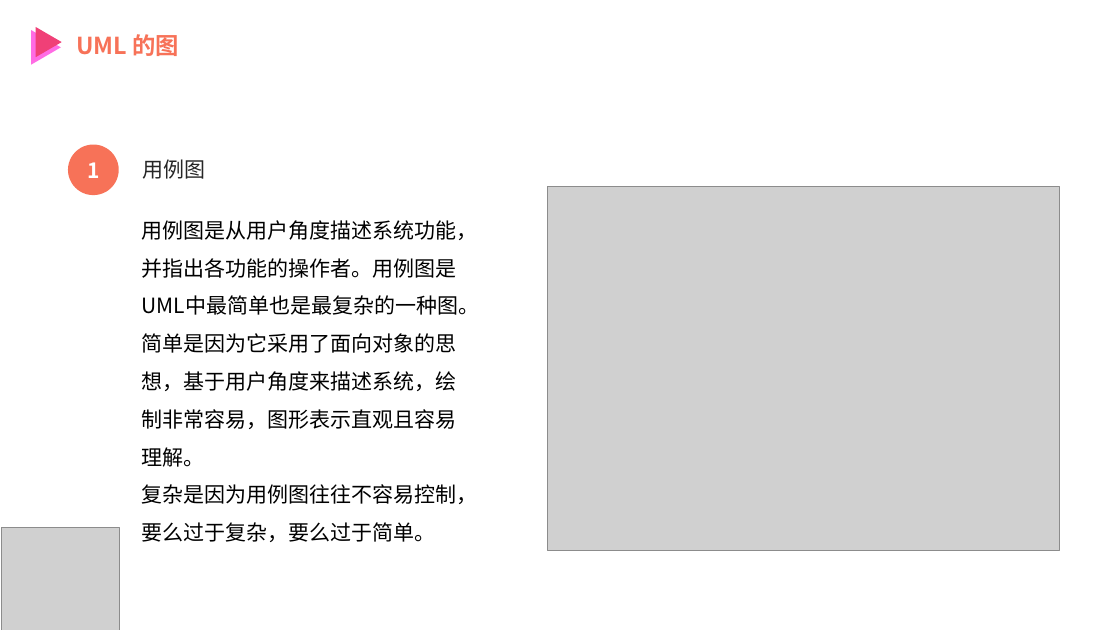
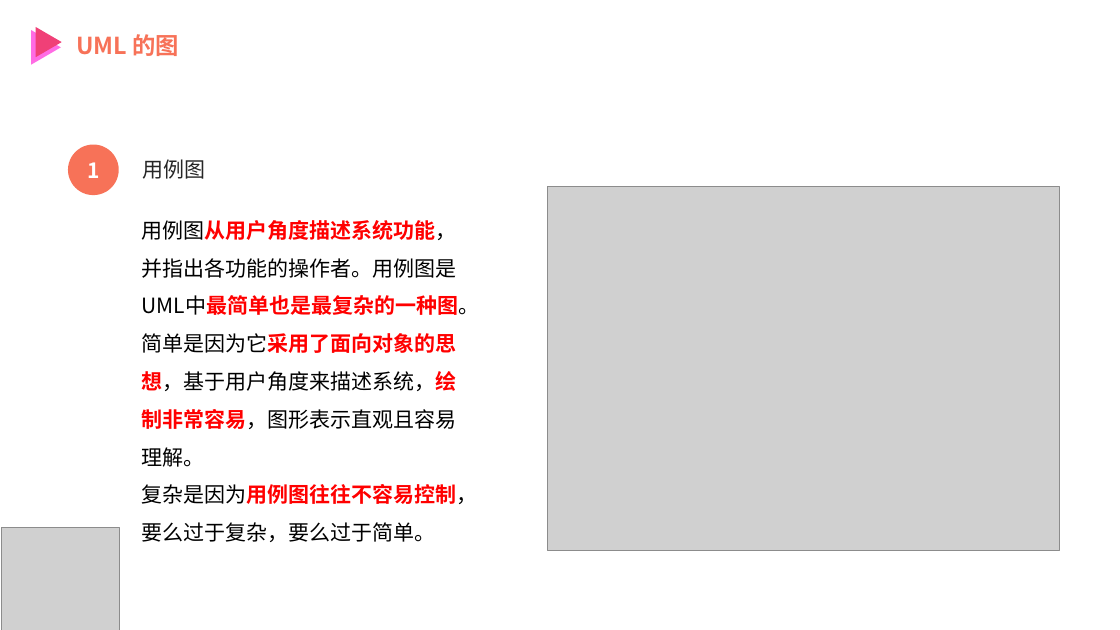
Before and after one commit to MrBlackry/SE-Education-Assistant-System, a slide deck: slide 36 of 非受控文档/陈铭阳/PRD2018-G12-UML概述PPT.pptx. Drawn at 1120x630 pixels with LibreOffice and Linux fonts; fonts in the diff are those of the drawing; grey boxes stand for pictures. Boxes give left, top, right and bottom in pixels: in the first picture for what was removed or moved away, otherwise in the second. Text is boxed around its words. In the diff, an @@ line names an element or a change of style, - is before the commit and + after.

```diff
--- a/非受控文档/陈铭阳/PRD2018-G12-UML概述PPT.pptx
+++ b/非受控文档/陈铭阳/PRD2018-G12-UML概述PPT.pptx
@@ text at box(142, 220, 480, 315): text changed @@
-用例图是从用户角度描述系统功能，并指出各功能的操作者。用例图是UML中最简单也是最复杂的一种图。
+用例图从用户角度描述系统功能，并指出各功能的操作者。用例图是UML中最简单也是最复杂的一种图。
@@ text at box(142, 333, 478, 542): text colour #000000 to #FF0000, bold on in "简单是因为它采用了面向对象的思想，基于用户角度来描述系统，绘制非常容易，图形表示直观且容易理解。", "复杂是因为用例图往往不容易控制，要么过于复杂，要么过于简单。" @@
```
Also in this commit, not shown: 31 other slides changed.
